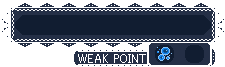
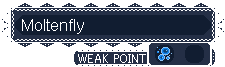
Comparing the layer stacks of the two 225×67 images. Changes:
renamed "Pasted Layer" to "Moltenfly", showed it, moved it above "BG", painted on it over (22, 19, 84, 34)
